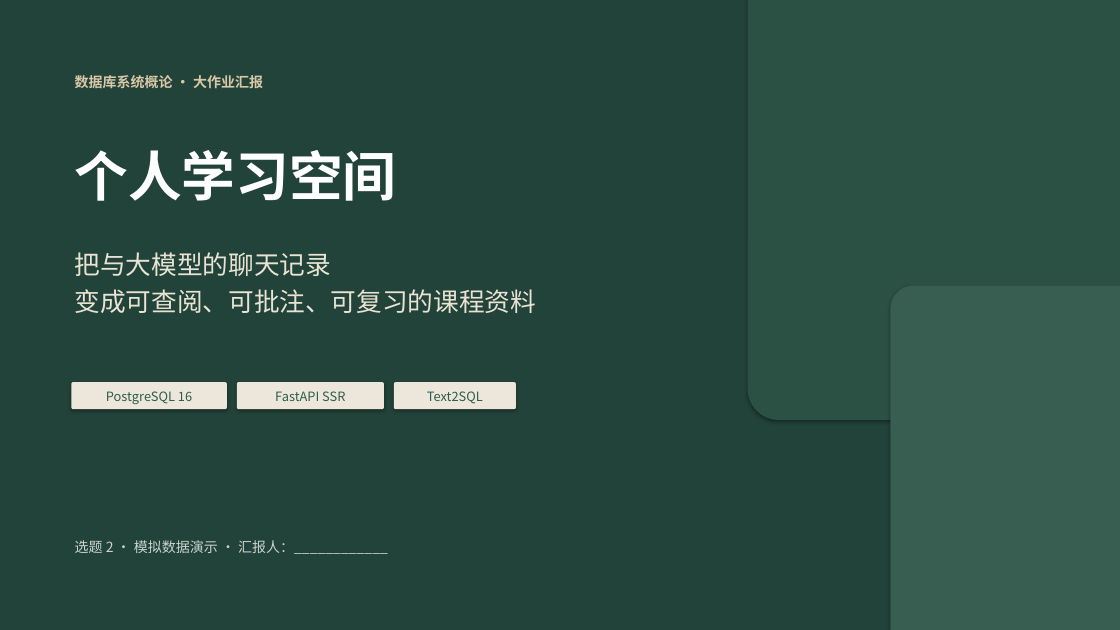
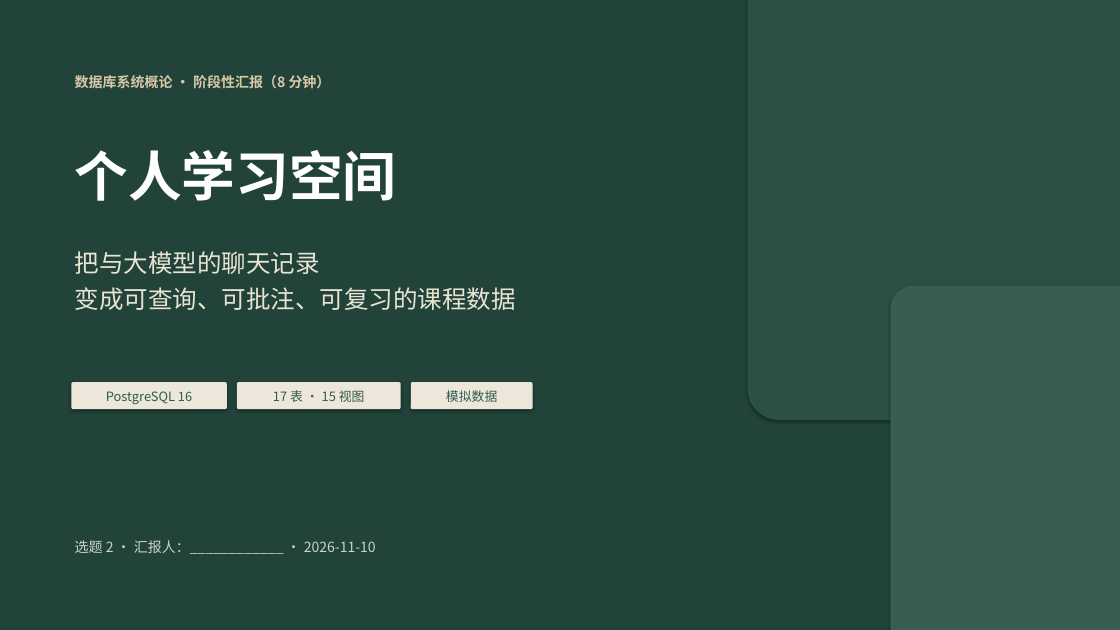
Before and after one commit to ycl-berserk/2026Database, a slide deck: slide 1 of docs/汇报.pptx. Drawn at 1120x630 pixels with LibreOffice and Linux fonts; fonts in the diff are those of the drawing. Boxes give left, top, right and bottom in pixels: in the first picture for what was removed or moved away, otherwise in the second. Text is boxed around its words. In the diff, an @@ line names an element or a change of style, - is before the commit and + after.

Commit message:
docs(report): 重写 8 分钟数据库版演示脚本与 PPT
按概念模型、逻辑设计、关键 SQL、索引与计划、访问控制、事务、触发器与审计重排汇报路径，并重跑 showcase.sql 核对文档中的实测输出。

```diff
--- a/docs/汇报.pptx
+++ b/docs/汇报.pptx
@@ text at <box>75,75,331,89</box>: text changed @@
-数据库系统概论 · 大作业汇报
+数据库系统概论 · 阶段性汇报（8 分钟）
@@ text at <box>75,251,320,274</box>: size 22 to 21 pt in "把与大模型的聊天记录" @@
@@ text at <box>75,287,516,310</box>: text changed; size 22 to 21 pt @@
-变成可查阅、可批注、可复习的课程资料
+变成可查询、可批注、可复习的课程数据
@@ rounded rectangle: place and size @@
-rounded rectangle at <box>237,382,384,409</box>
+rounded rectangle at <box>237,382,401,409</box>
@@ rounded rectangle: place and size @@
-rounded rectangle at <box>394,382,516,409</box>
+rounded rectangle at <box>411,382,533,409</box>
@@ text at <box>273,390,365,402</box>: text changed @@
-FastAPI SSR
+17 表 · 15 视图
@@ text at <box>446,390,497,402</box>: text changed @@
-Text2SQL
+模拟数据
@@ text at <box>75,540,376,554</box>: text changed @@
-选题 2 · 模拟数据演示 · 汇报人：____________
+选题 2 · 汇报人：____________ · 2026-11-10
```
Also in this commit, not shown: 3 other slides changed, 5 slides added, 13 slides removed, 4 other files.
